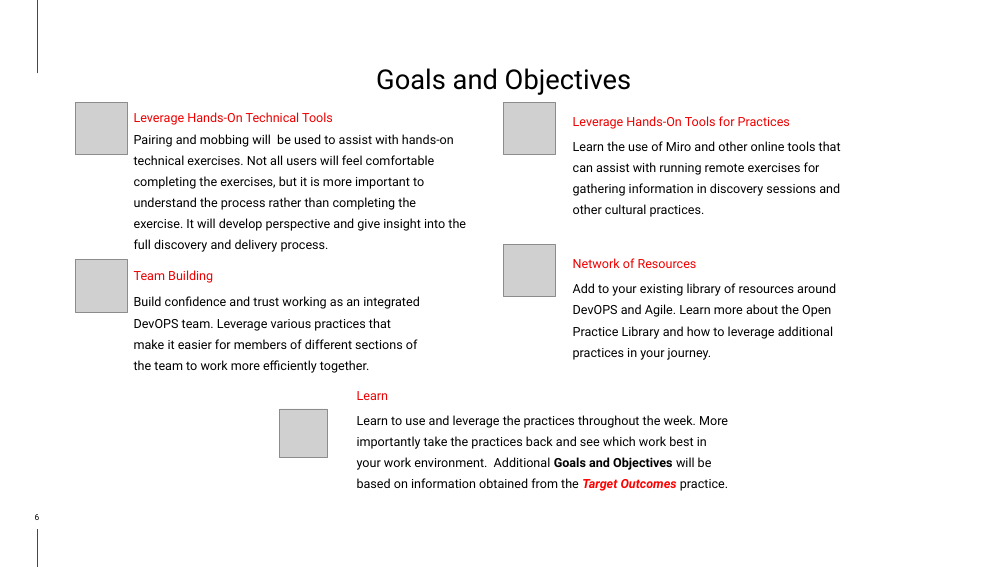
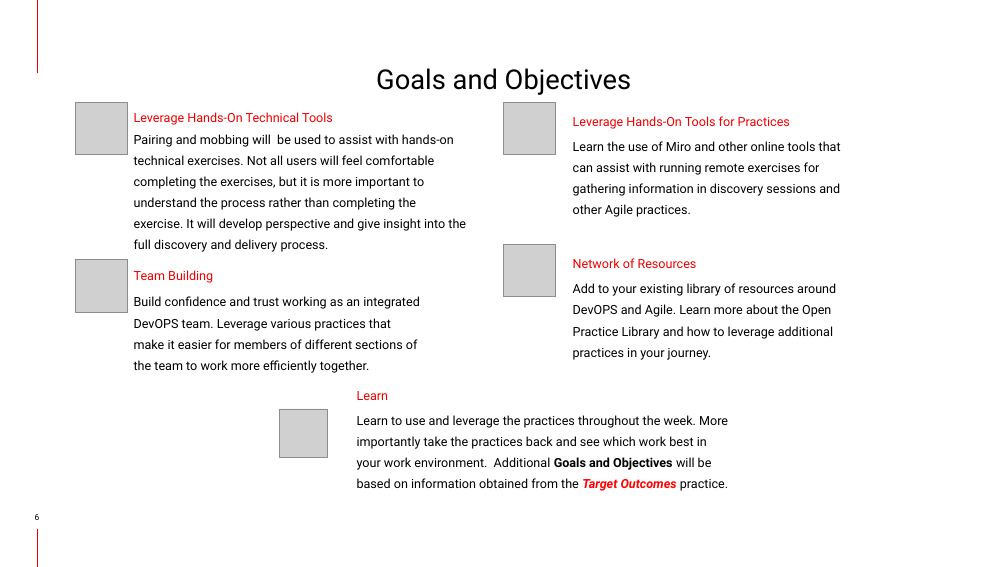
Before and after one commit to ferjosem362/Ansible, a slide deck: slide 6 of TL500VT - Intro.pptx. Drawn at 1008x567 pixels with LibreOffice and Linux fonts; fonts in the diff are those of the drawing; grey boxes stand for pictures; background and template pictures are left out. Boxes give left, top, right and bottom in pixels: in the first picture for what was removed or moved away, otherwise in the second. Text is boxed around its words. In the diff, an @@ line names an element or a change of style, - is before the commit and + after.

```diff
--- a/TL500VT - Intro.pptx
+++ b/TL500VT - Intro.pptx
@@ text at (573,141,841,217): text changed @@
-Learn the use of Miro and other online tools that can assist with running remote exercises for gathering information in discovery sessions and other cultural practices.
+Learn the use of Miro and other online tools that can assist with running remote exercises for gathering information in discovery sessions and other Agile practices.
```
Also in this commit, not shown: 1 other slide changed, 1 other file.
